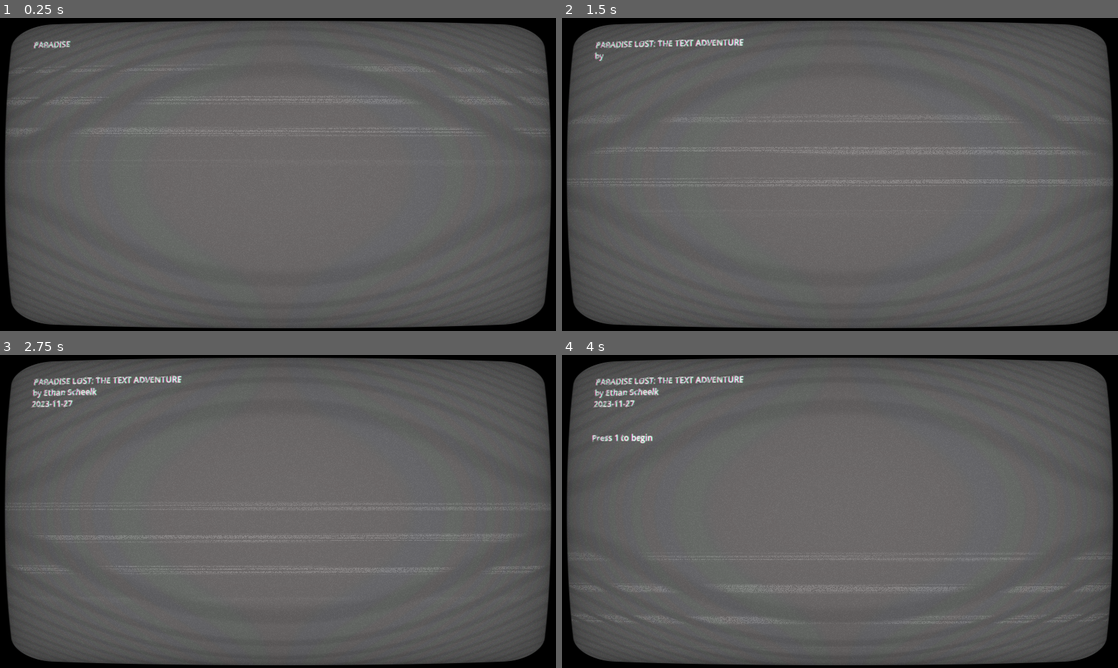
Above: before the commit, frames 1-4 (two rows, left to right).
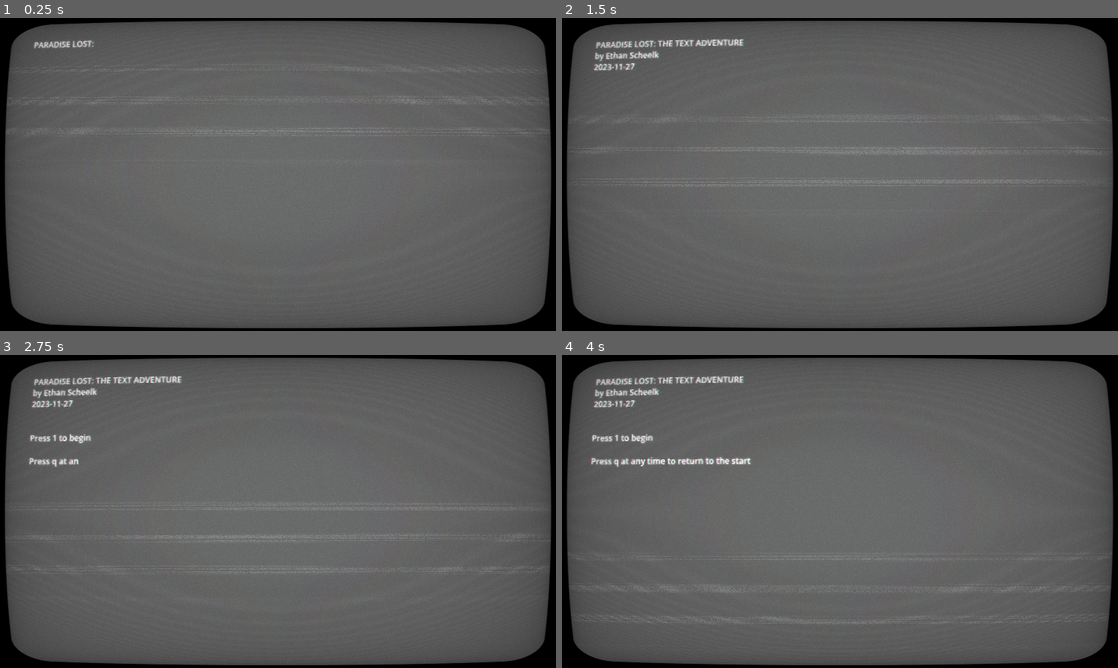
Above: after the commit, the same moments.

Repository: etscheelk/ParadiseLostTheAdventure
Game: Godot game, scene res://Main.tscn
Same seed, same stepped clock (60 frames per second), same inputs: the game is played once before the commit and once after it. Before the commit the project has no main scene; this scene is started directly in both runs.
Inputs:
- Up to frame 1 (0.25 s): no input
- Up to frame 2 (1.5 s): hold 1 (1) 0.53-1.28 s; tap 2 (2) at 0.8, 1.35 s
- Up to frame 3 (2.75 s): tap 3 (3) at 1.55 s; hold 3 (3) from 2.03 s (still down); tap 4 (4) at 2.3 s
- Up to frame 4 (4 s): release 3 (3) at 2.78 s; tap 4 (4) at 2.85 s; tap 5 (5) at 3.05 s; hold 5 (5) from 3.53 s (still down); tap 6 (6) at 3.8 s

The runs differ from the first frame. In frame 1, 1.0% of the frame differs, in the area x 1-99%, y 7-38%; in frame 2, 1.2%; in frame 3, 1.4%; in frame 4, 2.0%, in the area x 1-99%, y 6-86%.

Commit message:
Figured out the code strructure.
There's a bug where quit runs start but it doesn't end the previous start? Anyway, it ends up with a bunch of stacked messages at the same time lol

Update Main.gd

Diff:
--- a/Main.gd
+++ /dev/null
@@ -1,75 +0,0 @@
-extends Node2D
-
-var text : RichTextLabel
-var maxChoices : int = 6
-
-var options : Array = [["", ""], ["", ""], ["", ""], ["", ""], ["", ""], ["", ""]]
-var canSelectNow : bool = false
-
-# Called when the node enters the scene tree for the first time.
-func _ready():
-	text = $Layout/RichTextLabel
-	_start()
-
-
-# "Main Menu" start condition
-func _start():
-	text.w = "PARADISE LOST: THE TEXT ADVENTURE\nby Ethan Scheelk\n2023-11-27\n"
-	text.writeFromStart()
-
-	text.w += "\n\nPress 1 to begin"
-	options[0] = [text.command.writeContinue,
-		" \n\nYou are LUCIFER,\ngreat of the angels of heaven.\n\n\tYou wake to the early morn, light suffusing all."]
-
-
-
-func _input(event):
-	if Input.is_action_pressed("1"):
-		doN(0)
-
-	if Input.is_action_pressed("2"):
-		doN(1)
-
-	if Input.is_action_pressed("3"):
-		doN(2)
-
-	if Input.is_action_pressed("4"):
-		doN(3)
-
-	if Input.is_action_pressed("5"):
-		doN(4)
-
-	if Input.is_action_pressed("6"):
-		doN(5)
-
-	if Input.is_action_pressed("quit"):
-		_start()
-	pass
-
-# Called every frame. 'delta' is the elapsed time since the previous frame.
-func _process(delta):
-	pass
-
-func doN(n : int):
-	if not canSelectNow:
-		print("Can't select now")
-		return
-	if options[n] == ["", ""]:
-		print("Option [", n, "] not bound right now")
-		return
-	else:
-		canSelectNow = false
-#		text.w += options[n][1]
-		text.w = options[n][1]
-#		text.writeContinue()
-		text.writeFromStart()
-		print("Option [", n, "] chosen.")
-		_resetOptions()
-
-func _resetOptions() -> void:
-	for i in range(maxChoices):
-		options[i] = ["", ""]
-
-
-func on_done_writing():
-	canSelectNow = true
--- a/Main.tscn
+++ b/Main.tscn
@@ -1,7 +1,7 @@
-[gd_scene load_steps=6 format=3 uid="uid://deff0jqolbh4v"]
+[gd_scene load_steps=6 format=3 uid="uid://dxq7jywlm3phu"]
 
 [ext_resource type="Script" path="res://TextTest.gd" id="1_1fby8"]
-[ext_resource type="Script" path="res://Main.gd" id="1_pn28p"]
+[ext_resource type="Script" path="res://Scripts/Main.gd" id="1_sbxjx"]
 [ext_resource type="Theme" uid="uid://rqusr33gr1ku" path="res://Main.tres" id="1_va1gg"]
 [ext_resource type="Material" uid="uid://be41o36vlwy46" path="res://ShaderMaterial.tres" id="4_kyed0"]
 
@@ -9,7 +9,7 @@
 viewport_path = NodePath("SubViewport")
 
 [node name="Node2D" type="Node2D"]
-script = ExtResource("1_pn28p")
+script = ExtResource("1_sbxjx")
 
 [node name="SubViewport" type="SubViewport" parent="."]
 size = Vector2i(500, 500)
@@ -48,61 +48,8 @@
 scroll_following = true
 script = ExtResource("1_1fby8")
 w = ""
-spaceNF = 2
-newLineNF = 12
-
-[node name="CenterContainer" type="CenterContainer" parent="Layout"]
-visible = false
-clip_contents = true
-custom_minimum_size = Vector2(1000, 300)
-layout_mode = 2
-size_flags_vertical = 8
-
-[node name="GridContainer" type="FlowContainer" parent="Layout/CenterContainer"]
-visible = false
-layout_mode = 2
-alignment = 1
-
-[node name="Button" type="Button" parent="Layout/CenterContainer/GridContainer"]
-visible = false
-custom_minimum_size = Vector2(100, 100)
-layout_mode = 2
-theme = ExtResource("1_va1gg")
-text = "1. No Way "
-
-[node name="Button2" type="Button" parent="Layout/CenterContainer/GridContainer"]
-visible = false
-custom_minimum_size = Vector2(100, 100)
-layout_mode = 2
-theme = ExtResource("1_va1gg")
-text = "2. Yes way"
-
-[node name="Button3" type="Button" parent="Layout/CenterContainer/GridContainer"]
-visible = false
-custom_minimum_size = Vector2(100, 100)
-layout_mode = 2
-theme = ExtResource("1_va1gg")
-text = "3. Why"
-
-[node name="Button4" type="Button" parent="Layout/CenterContainer/GridContainer"]
-visible = false
-custom_minimum_size = Vector2(100, 100)
-layout_mode = 2
-theme = ExtResource("1_va1gg")
-text = "4. Did you reallly just say that to me? I can't believe you."
-
-[node name="Button5" type="Button" parent="Layout/CenterContainer/GridContainer"]
-visible = false
-custom_minimum_size = Vector2(100, 100)
-layout_mode = 2
-theme = ExtResource("1_va1gg")
-text = "5. Ok"
-
-[node name="Button6" type="Button" parent="Layout/CenterContainer/GridContainer"]
-visible = false
-custom_minimum_size = Vector2(100, 100)
-layout_mode = 2
-theme = ExtResource("1_va1gg")
-text = "6. Fuck you adsdfhasdfjasldkfjas;dfjasldkfjsfjiowejaopsiejfadjdfjskfjasdfjsadk a;sd fjasdfa jsdfk;asd"
+charNF = 0
+spaceNF = 0
+newLineNF = 10
 
 [connection signal="doneWriting" from="Layout/RichTextLabel" to="." method="on_done_writing"]
--- /dev/null
+++ b/Scripts/Main.gd
@@ -0,0 +1,144 @@
+extends Node2D
+
+var text : RichTextLabel
+var maxChoices : int = 6
+
+var options : Array = [["", ""], ["", ""], ["", ""], ["", ""], ["", ""], ["", ""]]
+var canSelectNow : bool = false
+
+signal optionNum(opt : int)
+
+# Called when the node enters the scene tree for the first time.
+func _ready():
+	text = $Layout/RichTextLabel
+	_start()
+
+func getopt(optList : Array) -> int:
+	var opt : int = await optionNum
+	while(!optList.has(opt)):
+		opt = await optionNum
+	return opt
+
+
+# "Main Menu" start condition
+func _start():
+	text.w = "PARADISE LOST: THE TEXT ADVENTURE\nby Ethan Scheelk\n2023-11-27\n"
+	text.writeFromStart()
+
+	text.w += "\n\nPress 1 to begin\n\nPress q at any time to return to the start"
+	options[0] = [text.command.writeContinue,
+		"
+You are LUCIFER,
+great of the angels of heaven.
+
+	You wake to the early morn, light suffusing all.
+Your eye wanders upon the beauty about and see from atop your hill your companions in the distance."]
+
+	await text.doneWriting
+
+	var opt : int = await getopt([1])
+
+	text.w = "
+You are LUCIFER,
+great of the angels of heaven.
+
+	You wake to the early morn, light suffusing all.
+Your eye wanders upon the beauty about and see from atop your hill your companions in the distance.
+
+What do you do?
+	1. Stay atop the verdant hill
+	2. Approach your companions"
+	text.writeFromStart()
+	await text.doneWriting
+
+
+	opt = await getopt([1,2])
+	if opt == 1: # Stay atop the hill
+		text.w += "
+
+You stay upon the dewy verdant hill,
+the grass a'glist with anticipation for the day.
+
+You, LUCIFER, stretch your shoulders and turn slowly about taking in the fresh air and the gentle breeze blowing your gentle golden locks. All about is the land you, wandering, call home for now. You daren't harm this great scenery--it is as it was made and it is perfect.
+
+		1. Look North
+4. Look West 		2. Look East
+		3. Look South
+
+		5. Leave"
+		text.writeContinue()
+		await text.doneWriting
+
+		var directions : Array = []
+		opt = await getopt([1,2,3,4,5])
+
+		pass
+
+	# Happens no matter what
+	text.w += "
+
+	You approach your companions now, BEEZLEBUB, etc. idk lol"
+	text.writeContinue()
+	await text.doneWriting
+
+
+func _game():
+
+	pass
+
+func _input(event):
+	if Input.is_action_pressed("1"):
+		optionNum.emit(1)
+#		doN(0)
+
+	if Input.is_action_pressed("2"):
+		optionNum.emit(2)
+#		doN(1)
+
+	if Input.is_action_pressed("3"):
+		optionNum.emit(3)
+#		doN(2)
+
+	if Input.is_action_pressed("4"):
+		optionNum.emit(4)
+#		doN(3)
+
+	if Input.is_action_pressed("5"):
+		optionNum.emit(5)
+#		doN(4)
+
+	if Input.is_action_pressed("6"):
+		optionNum.emit(6)
+#		doN(5)
+
+	if Input.is_action_pressed("quit"):
+		_start()
+	pass
+
+# Called every frame. 'delta' is the elapsed time since the previous frame.
+func _process(delta):
+	pass
+
+func doN(n : int):
+	if not canSelectNow:
+		print("Can't select now")
+		return
+	if options[n] == ["", ""]:
+		print("Option [", n, "] not bound right now")
+		return
+	else:
+		canSelectNow = false
+#		text.w += options[n][1]
+		text.w = options[n][1]
+#		text.writeContinue()
+		text.writeFromStart()
+		print("Option [", n, "] chosen.")
+		_resetOptions()
+
+func _resetOptions() -> void:
+	for i in range(maxChoices):
+		options[i] = ["", ""]
+
+
+func on_done_writing():
+	canSelectNow = true
--- a/ShaderMaterial.tres
+++ b/ShaderMaterial.tres
@@ -8,7 +8,7 @@
 shader_parameter/scanlines_opacity = 0.071
 shader_parameter/scanlines_width = 0.25
 shader_parameter/grille_opacity = 0.031
-shader_parameter/resolution = Vector2(800, 450)
+shader_parameter/resolution = Vector2(1200, 675)
 shader_parameter/pixelate = true
 shader_parameter/roll = true
 shader_parameter/roll_speed = 8.0
--- a/TextTest.gd
+++ b/TextTest.gd
@@ -26,6 +26,7 @@
 	index = 0
 
 func writeContinue():
+	currentChar = "\n"
 	writing = true
 	pass
 
@@ -72,5 +73,5 @@
 			waitFrames -= 1
 
 # Called every frame. 'delta' is the elapsed time since the previous frame.
-func _physics_process(delta):
+func _process(delta):
 	_updateWriting()
--- a/project.godot
+++ b/project.godot
@@ -11,6 +11,7 @@
 [application]
 
 config/name="ParadiseLost"
+run/main_scene="res://Main.tscn"
 config/features=PackedStringArray("4.1", "GL Compatibility")
 config/icon="res://icon.svg"
 
--- /dev/null
+++ b/stage.gd
@@ -0,0 +1,29 @@
+extends Node
+class_name stage
+
+enum nextType {isStage, isSidequest}
+
+@export_multiline var displayText : String = " "
+
+var numOptions : int = 6
+
+@export_multiline var option1 : String = " "
+var next1 : nextType
+
+@export_multiline var option2 : String = " "
+var next2 : nextType
+
+@export_multiline var option3 : String = " "
+var next3 : nextType
+
+@export_multiline var option4 : String = " "
+var next4 : nextType
+
+@export_multiline var option5 : String = " "
+var next5 : nextType
+
+@export_multiline var option6 : String = " "
+var next6 : nextType
+
+func _ready():
+	pass
--- /dev/null
+++ b/start.gd
@@ -0,0 +1 @@
+extends stage
Not shown, added: export_presets.cfg
Not shown, changed: .gitignore
